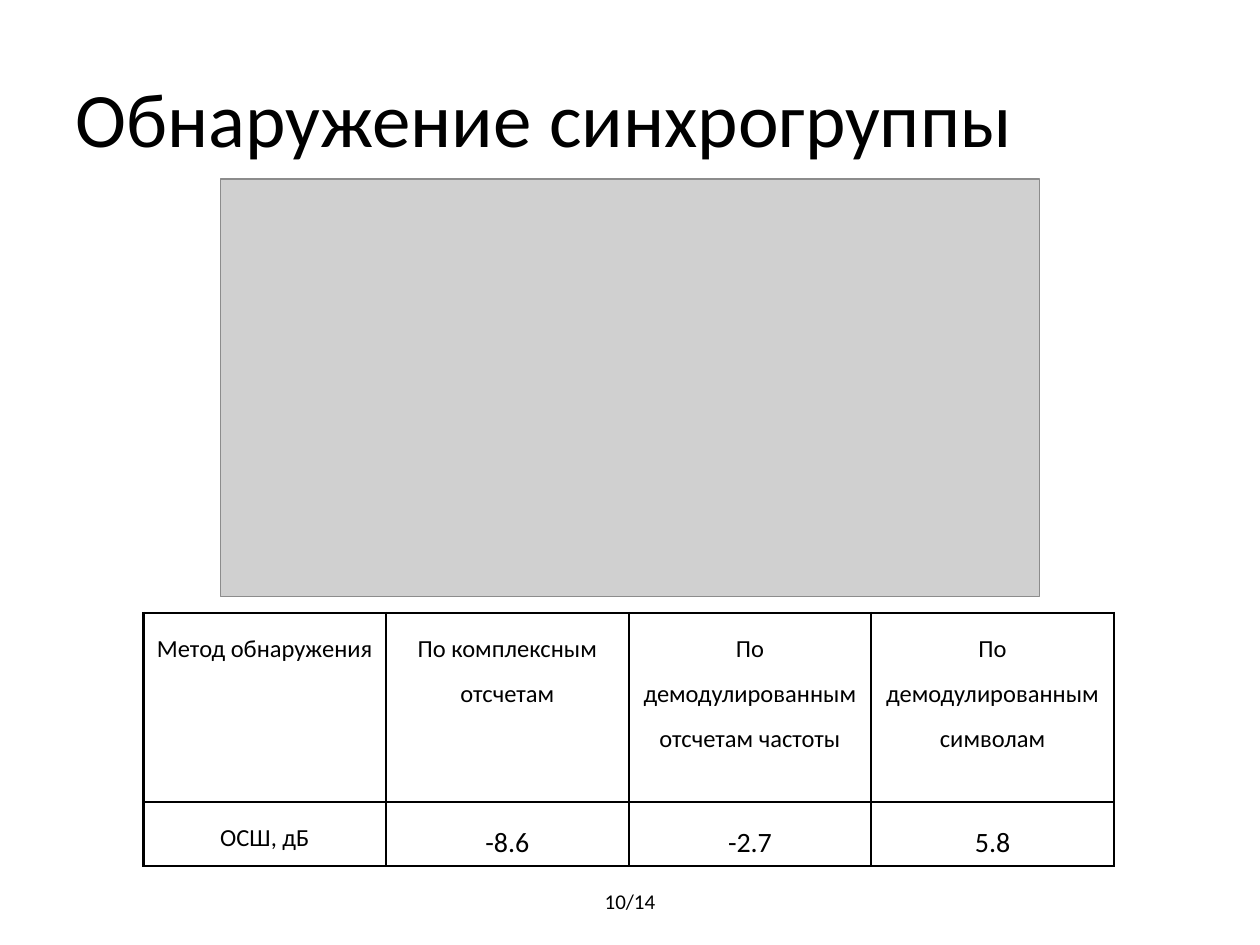
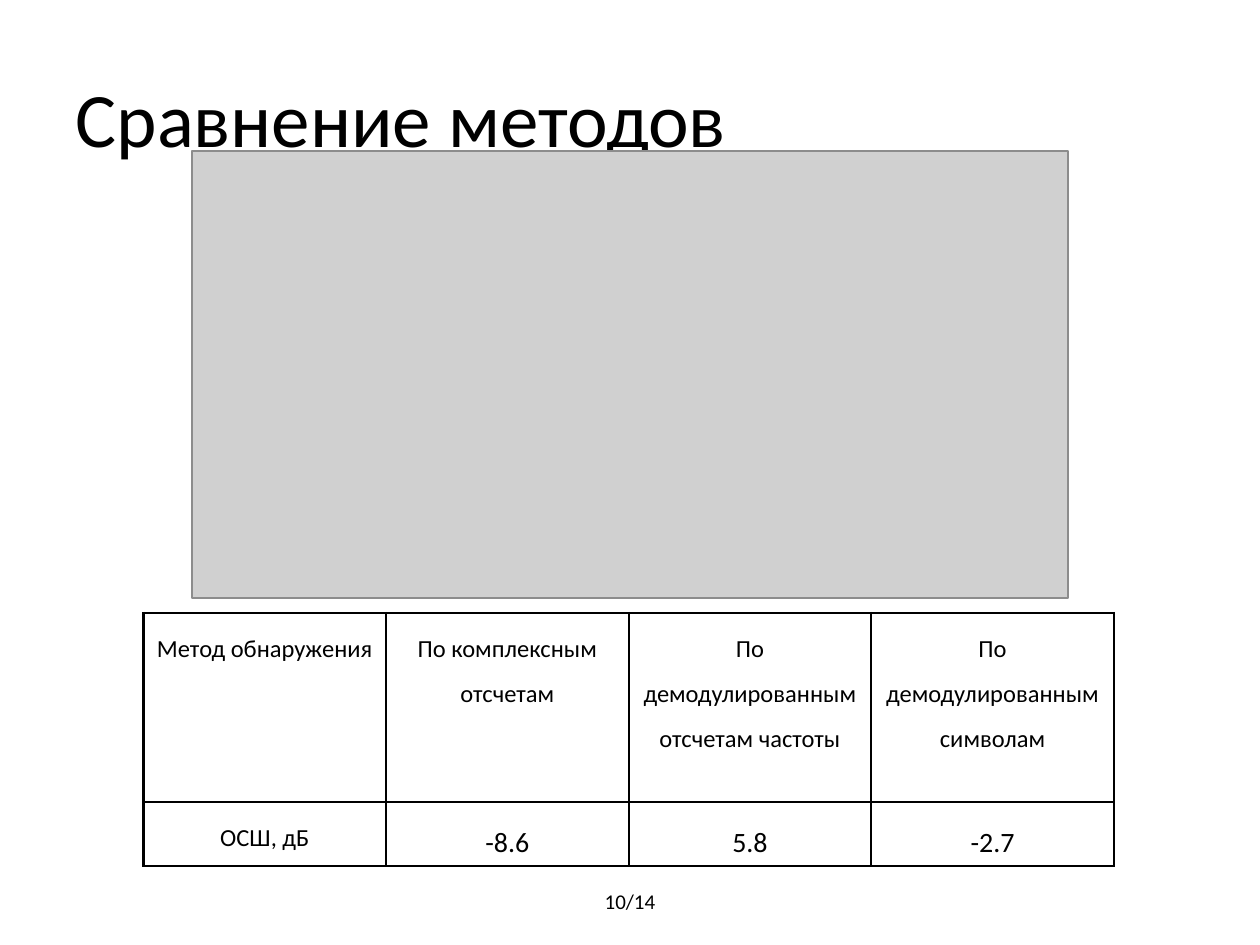
Before and after one commit to BorzhonovAI/magistr, a slide deck: slide 10 of Презентация Диплом.pptx. Drawn at 1260x945 pixels with LibreOffice and Linux fonts; fonts in the diff are those of the drawing; grey boxes stand for pictures. Boxes give left, top, right and bottom in pixels: in the first picture for what was removed or moved away, otherwise in the second. Text is boxed around its words. In the diff, an @@ line names an element or a change of style, - is before the commit and + after.

```diff
--- a/Презентация Диплом.pptx
+++ b/Презентация Диплом.pptx
@@ title at bbox=[76, 97, 726, 165]: text changed @@
-Обнаружение синхрогруппы
+Сравнение методов
@@ picture: place and size @@
-picture at bbox=[220, 179, 1040, 597]
+picture at bbox=[192, 151, 1067, 598]
@@ table at bbox=[144, 614, 1116, 862] @@
-row 2, column 3: -2.7
+row 2, column 3: 5.8
-row 2, column 4: 5.8
+row 2, column 4: -2.7
```
Also in this commit, not shown: 9 other slides changed, 6 slides added, 2 slides removed, 16 other files.
